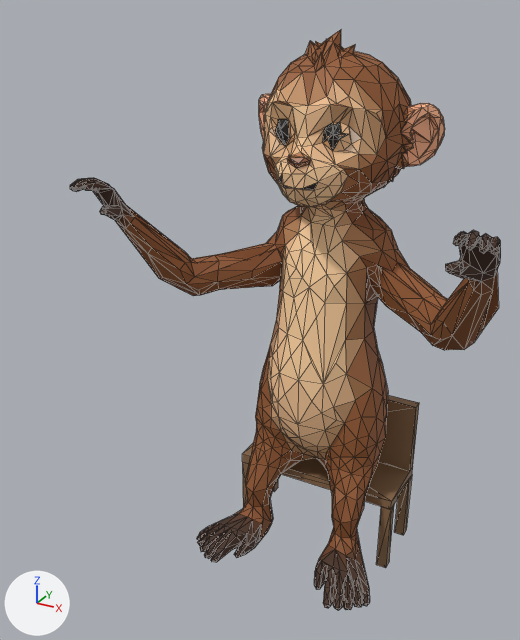
Renders of the glTF model assets/models/monkey/monkey.rig.glb from each side of a commit.
Before and after are seen from a camera (50 mm lens) standing at (0.487, -1.138, 1.036) and looking at (-0.091, -0.087, 0.51). Arrows for +X, +Y and +Z are at lower left; the lights stay in place. The first picture is the older version. Mesh edges are drawn as thin lines. Vertices at exactly the same position are counted once.

Before the edit, the objects in view are built like this:
```python
me_chair = bpy.data.meshes.new('chair')
me_chair.from_pydata(...)  # 42 vertices, 72 faces; spans x -0.165..0.165, y -0.03..0.1, z 0.0..0.314
me_chair.materials.append(mat_chair)
me_monkey = bpy.data.meshes.new('Monkey')
me_monkey.from_pydata(...)  # 1588 vertices, 3147 faces; spans x -0.34..0.34, y -0.298..0.311, z 0.04..1.0
# faces by material slot: [3103, 44]
me_monkey.materials.append(mat_fur)
me_monkey.materials.append(mat_gloss)
ob_chair = bpy.data.objects.new('chair', me_chair)
ob_chair.location = (0.0, 0.0, 0.0)
ob_monkey_001 = bpy.data.objects.new('Monkey.001', me_monkey)
ob_monkey_001.location = (0.0, 0.0, 0.0)
```
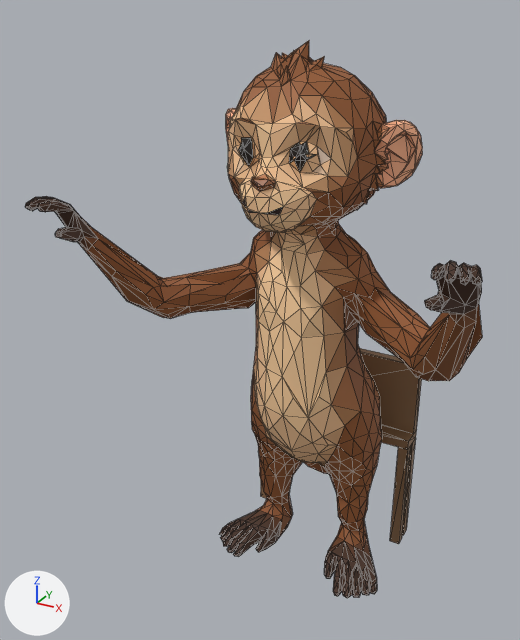
Patch to the scene script:
```diff
--- a/assets/models/monkey/monkey.rig.glb.py
+++ b/assets/models/monkey/monkey.rig.glb.py
@@ me_chair @@
 # used by ob_chair; location = (0.0, 0.0, 0.0)
-me_chair.from_pydata(...)  # 42 vertices, 72 faces; spans x -0.165..0.165, y -0.03..0.1, z 0.0..0.314
+me_chair.from_pydata(...)  # 42 vertices, 72 faces; spans x -0.165..0.165, y 0.05..0.1, z 0.0..0.403
+# me_chair part 1: all 16 vertices in x -0.165..0.165, y 0.08..0.1, z 0.144..0.314 are moved by (0.0, 0.0, 0.089)
+# me_chair part 2: all 8 vertices in x -0.165..0.165, y -0.03..-0.01, z 0.0 are moved by (0.0, 0.08, 0.0)
+# me_chair part 3: all 10 vertices in x -0.165..0.165, y -0.03..-0.01, z 0.144..0.164 are moved by (0.0, 0.08, 0.089)
 me_chair.materials.append(mat_chair)
@@ me_monkey @@
 # used by ob_monkey_001; location = (0.0, 0.0, 0.0)
-me_monkey.from_pydata(...)  # 1588 vertices, 3147 faces; spans x -0.34..0.34, y -0.298..0.311, z 0.04..1.0
+me_monkey.from_pydata(...)  # 1588 vertices, 3147 faces; spans x -0.341..0.342, y -0.394..0.219, z 0.004..0.988
+# me_monkey part 4: the loose piece of 11 vertices spanning x 0.024..0.064, y -0.101..-0.087, z 0.827..0.871 is moved by (0.0, -0.116, -0.012)
+# me_monkey part 5: the loose piece of 9 vertices spanning x -0.063..-0.031, y -0.1..-0.088, z 0.828..0.87 is moved by (0.0, -0.116, -0.012)
+# me_monkey part 6: 1568 of 1588 vertices moved; they spanned x -0.34..0.34, y -0.298..0.311, z 0.04..1.0 and now span x -0.341..0.342, y -0.394..0.219, z 0.004..0.988; mean shift (0.0, -0.06, -0.017); largest move (-0.154, 0.301, 0.114) -> (-0.156, 0.207, 0.041)
 me_monkey.materials.append(mat_fur)
```

Pixel boxes [x1, y1, x2, y2] of what changed, in the pictures (520 x 640 px; the box of a moved part takes in the faces that stretch with it):
'Monkey.001', reshaped (6% wider): before [70, 30, 501, 610]; after [25, 41, 482, 598]
'chair', reshaped (9% narrower, 13% taller): before [242, 395, 419, 568]; after [261, 348, 422, 544]
part 1 of me_chair, moved or reshaped: before [272, 395, 419, 535]; after [359, 348, 422, 535]
part 2 of me_chair, moved or reshaped: before [242, 462, 394, 568]; after [261, 446, 411, 544]
part 3 of me_chair, moved or reshaped: before [242, 444, 413, 510]; after [381, 425, 417, 450]
part 4 of me_monkey, moved or reshaped: before [322, 122, 348, 151]; after [289, 141, 316, 173]
part 5 of me_monkey, moved or reshaped: before [275, 119, 289, 146]; after [238, 137, 253, 166]
part 6 of me_monkey, moved or reshaped: before [70, 30, 501, 610]; after [25, 41, 482, 598]
